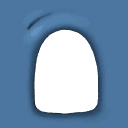
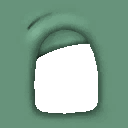
Layer changes from the first 128 x 128 image to the second:
hid group "Yellow" (6 layers) over (0, 0, 128, 128)
showed group "Green" (6 layers) over (0, 0, 128, 128)
